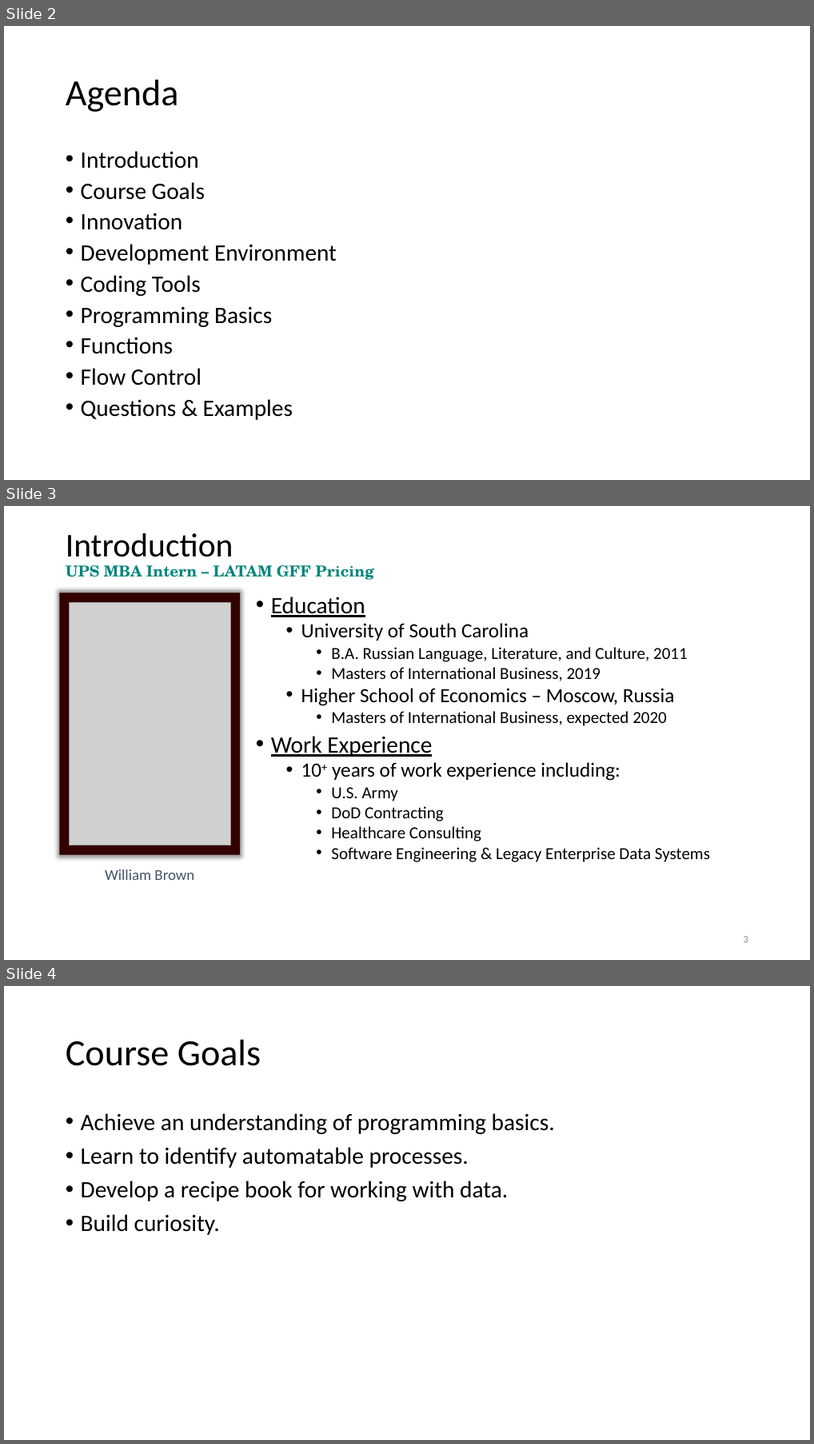
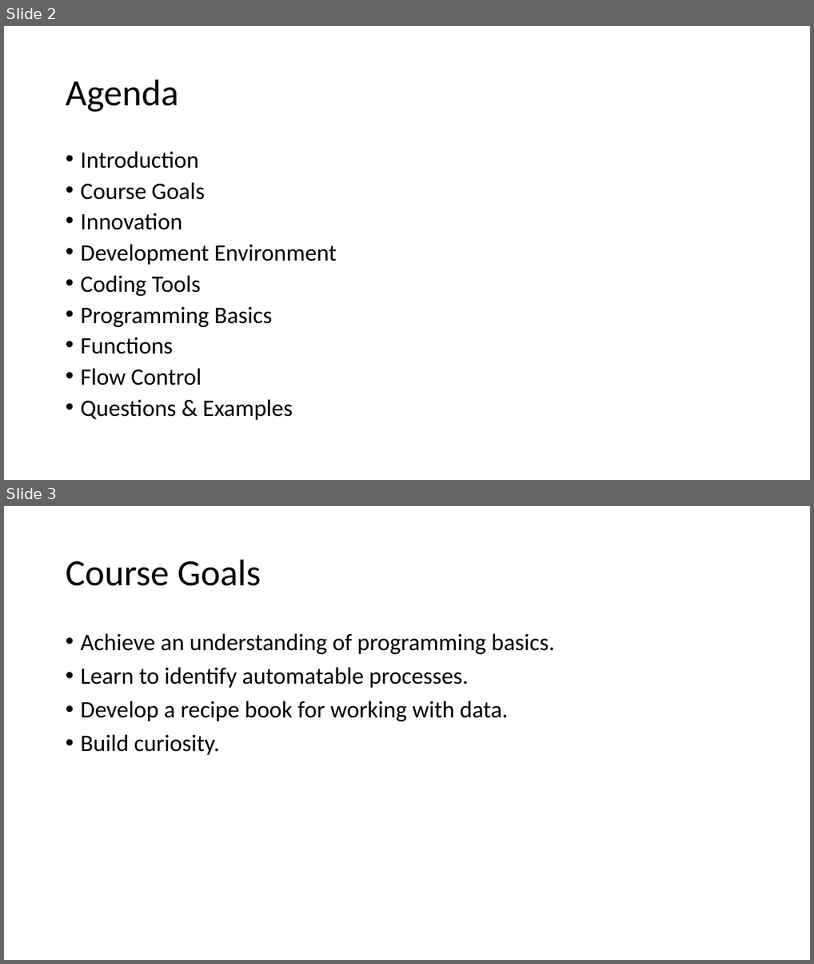
Before and after one commit to etokrug/OfficePythonBasics, a slide deck: Class_1_pp.pptx. Shown one above the other, each under a label of ours: slides 2, 3 and 4 before the commit, slides 2 and 3 after it. The pictures are 814x1444 and 814x964 pixels, drawn with LibreOffice and Linux fonts; fonts in the diff are those of the drawing; grey boxes stand for pictures. Boxes give left, top, right and bottom in pixels: in the first picture for what was removed or moved away, otherwise in the second. Text is boxed around its words. In the diff, an @@ line names an element or a change of style, - is before the commit and + after.

Commit message:
slide update

```diff
--- a/Class_1_pp.pptx
+++ b/Class_1_pp.pptx
@@ slide 3 removed at (4,506,810,960), background #FFFFFF @@
@@ title removed at (66,533,374,580) @@
-Introduction
-UPS MBA Intern – LATAM GFF Pricing
@@ rectangle removed at (60,592,241,855) @@
@@ text removed at (271,596,710,862) @@
-• Education
-  • University of South Carolina
-    • B.A. Russian Language, Literature, and Culture, 2011
-    • Masters of International Business, 2019
-  • Higher School of Economics – Moscow, Russia
-    • Masters of International Business, expected 2020
-• Work Experience
-  • 10+ years of work experience including:
-    • U.S. Army
-    • DoD Contracting
-    • Healthcare Consulting
-    • Software Engineering & Legacy Enterprise Data Systems
@@ picture removed at (70,603,231,844) @@
@@ text removed at (105,869,194,880) @@
-William Brown
@@ page number removed at (744,936,749,942) @@
-3
@@ what was slide 4 is now slide 3 @@
```
